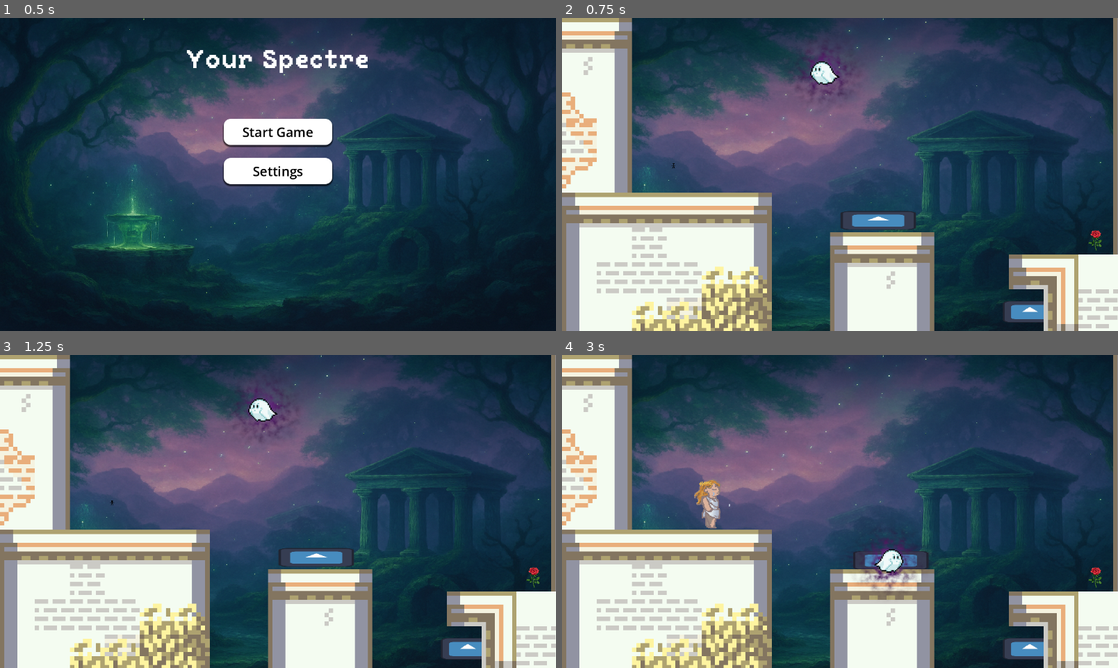
Above: before the commit, frames 1-4 (two rows, left to right).
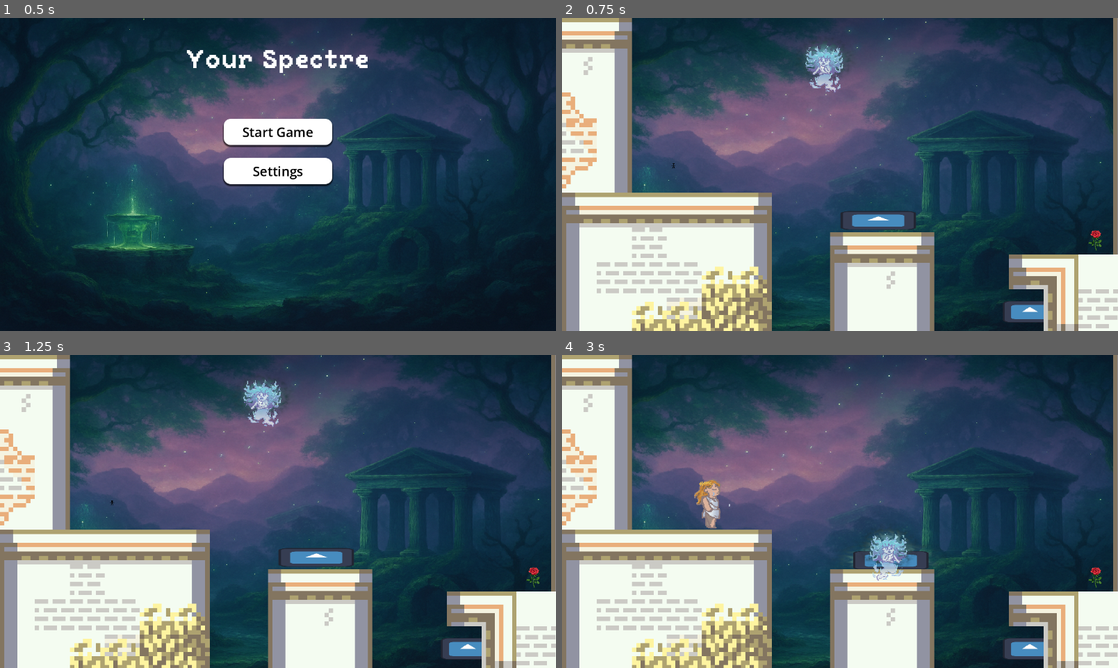
Above: after the commit, the same moments.

Repository: sammo4gun/jamsterdam
Game: Godot game, scene res://Scenes/main_menu.tscn
Two runs of this game, one before a commit and one after it. Both use one fixed random seed, a clock stepped at 60 frames per second and the inputs below. The engine's default icon, where the game draws it, is replaced by a stand-in: a white triangle on a blue panel in a dark square.
Inputs (mouse positions are in pixels of both pictures, inside the frame that each line leads up to):
- Up to frame 1 (0.5 s): no input
- Up to frame 2 (0.75 s): click "Start Game" at 0.5 s
- Up to frame 3 (1.25 s): no input
- Up to frame 4 (3 s): move the mouse to (812, 508) at 1.27 s; hold Right (right) 1.28-2.78 s; click (812, 508) at 1.42 s; tap W (up) at 1.52, 2.27 s; move the mouse to (878, 558) at 2.02 s; click (878, 558) at 2.17 s; move the mouse to (1029, 649) at 2.77 s; hold A (left) from 2.78 s (still down); click (1029, 649) at 2.92 s

Frame 1 is identical in both runs. In frame 2, 0.9% of the frame differs, in the area x 42-52%, y 8-26%; in frame 3, 0.8%; in frame 4, 1.2%, in the area x 51-67%, y 56-76%.

Commit message:
ghost girl

Diff:
--- a/Scenes/Levels/level1.tscn
+++ b/Scenes/Levels/level1.tscn
@@ -294,6 +294,5 @@
 [node name="MusicPlayer" type="AudioStreamPlayer" parent="."]
 stream = ExtResource("11_ilsv2")
 autoplay = true
-bus = &"Music"
 
 [connection signal="input_event" from="CanvasLayer/Background" to="." method="_on_background_input_event"]
--- a/Scenes/Levels/level2.tscn
+++ b/Scenes/Levels/level2.tscn
@@ -304,6 +304,5 @@
 [node name="MusicPlayer" type="AudioStreamPlayer" parent="."]
 stream = ExtResource("7_d15yg")
 autoplay = true
-bus = &"Music"
 
 [connection signal="input_event" from="CanvasLayer/Background" to="." method="_on_background_input_event"]
--- a/Scenes/ghost.tscn
+++ b/Scenes/ghost.tscn
@@ -1,9 +1,10 @@
-[gd_scene load_steps=10 format=3 uid="uid://6pic503w7xpl"]
+[gd_scene load_steps=16 format=3 uid="uid://6pic503w7xpl"]
 
 [ext_resource type="Texture2D" uid="uid://bfs6tjpci1vjl" path="res://Assets/ghost.png" id="1_3mxmt"]
 [ext_resource type="Script" uid="uid://bjkfewgrp47cm" path="res://Scripts/ghost.gd" id="1_e3r4w"]
 [ext_resource type="Shader" uid="uid://e5m7qxxajq88" path="res://Scenes/moveable.gdshader" id="3_3btnm"]
 [ext_resource type="Texture2D" uid="uid://bxnrpcs0m7syi" path="res://Assets/Shaders/whitecircle.png" id="4_taxxh"]
+[ext_resource type="Texture2D" uid="uid://bod1toiwijy0x" path="res://Assets/Spritesheets/ghostgirl-idle.png" id="4_thbej"]
 
 [sub_resource type="CircleShape2D" id="CircleShape2D_3mxmt"]
 radius = 24.0208
@@ -19,12 +20,50 @@
 [sub_resource type="ShaderMaterial" id="ShaderMaterial_uta0k"]
 shader = ExtResource("3_3btnm")
 shader_parameter/n = SubResource("NoiseTexture2D_byerq")
-shader_parameter/intensity = 1.9
+shader_parameter/intensity = 3.5
 shader_parameter/speed = 0.2
+
+[sub_resource type="AtlasTexture" id="AtlasTexture_uta0k"]
+atlas = ExtResource("4_thbej")
+region = Rect2(0, 0, 125, 125)
+
+[sub_resource type="AtlasTexture" id="AtlasTexture_st3at"]
+atlas = ExtResource("4_thbej")
+region = Rect2(0, 125, 125, 125)
+
+[sub_resource type="AtlasTexture" id="AtlasTexture_7hbae"]
+atlas = ExtResource("4_thbej")
+region = Rect2(125, 125, 125, 125)
+
+[sub_resource type="AtlasTexture" id="AtlasTexture_xoekh"]
+atlas = ExtResource("4_thbej")
+region = Rect2(125, 0, 125, 125)
+
+[sub_resource type="SpriteFrames" id="SpriteFrames_vdkt2"]
+animations = [{
+"frames": [{
+"duration": 1.0,
+"texture": SubResource("AtlasTexture_uta0k")
+}, {
+"duration": 1.0,
+"texture": SubResource("AtlasTexture_st3at")
+}, {
+"duration": 1.0,
+"texture": SubResource("AtlasTexture_7hbae")
+}, {
+"duration": 1.0,
+"texture": SubResource("AtlasTexture_xoekh")
+}],
+"loop": true,
+"name": &"default",
+"speed": 5.0
+}]
 
 [sub_resource type="CircleShape2D" id="CircleShape2D_e3r4w"]
 
 [node name="Ghost" type="CharacterBody2D"]
+modulate = Color(1, 1, 1, 0.827451)
+scale = Vector2(1.21049, 1.21049)
 collision_layer = 0
 collision_mask = 0
 script = ExtResource("1_e3r4w")
@@ -33,14 +72,21 @@
 shape = SubResource("CircleShape2D_3mxmt")
 
 [node name="Whitecircle" type="Sprite2D" parent="."]
-modulate = Color(0.454902, 0.184314, 0.576471, 1)
+modulate = Color(0.509804, 0.803922, 0.882353, 1)
 material = SubResource("ShaderMaterial_uta0k")
-position = Vector2(-4.87192, -1.74372)
+position = Vector2(-5, -26)
 rotation = 3.14159
-scale = Vector2(0.751581, 0.727624)
+scale = Vector2(0.431583, 0.327625)
 texture = ExtResource("4_taxxh")
 
+[node name="GhostGirl" type="AnimatedSprite2D" parent="."]
+position = Vector2(8, -11)
+scale = Vector2(0.78352, 0.78352)
+sprite_frames = SubResource("SpriteFrames_vdkt2")
+autoplay = "default"
+
 [node name="Sprite" type="Sprite2D" parent="."]
+visible = false
 position = Vector2(-5, 1)
 scale = Vector2(0.398, 0.378)
 texture = ExtResource("1_3mxmt")
--- a/Scenes/guy.tscn
+++ b/Scenes/guy.tscn
@@ -106,7 +106,6 @@
 [node name="DeathSound" type="AudioStreamPlayer" parent="."]
 stream = ExtResource("4_y2mbu")
 volume_db = -5.0
-bus = &"SFX"
 
 [node name="Feet" type="Area2D" parent="." groups=["Guy"]]
 
--- a/Scenes/main_menu.tscn
+++ b/Scenes/main_menu.tscn
@@ -233,4 +233,3 @@
 [node name="MusicPlayer" type="AudioStreamPlayer" parent="."]
 stream = ExtResource("9_trj04")
 autoplay = true
-bus = &"Music"
--- a/Scenes/moveable.tscn
+++ b/Scenes/moveable.tscn
@@ -19,7 +19,7 @@
 [sub_resource type="ShaderMaterial" id="ShaderMaterial_4mhc5"]
 shader = ExtResource("2_byerq")
 shader_parameter/n = SubResource("NoiseTexture2D_byerq")
-shader_parameter/intensity = 1.9
+shader_parameter/intensity = 3.0
 shader_parameter/speed = 0.2
 
 [sub_resource type="RectangleShape2D" id="RectangleShape2D_byerq"]
@@ -36,7 +36,7 @@
 shape = SubResource("RectangleShape2D_0w77i")
 
 [node name="Whitecircle" type="Sprite2D" parent="."]
-modulate = Color(0.454902, 0.184314, 0.576471, 1)
+modulate = Color(0.603922, 1, 1, 1)
 material = SubResource("ShaderMaterial_4mhc5")
 position = Vector2(-4.87192, -1.74372)
 rotation = 3.14159
--- a/Scripts/ghost.gd
+++ b/Scripts/ghost.gd
@@ -2,7 +2,8 @@
 
 @export var FLY_SPEED = 10000;
 @export var ACCELERATION = 500;
-@onready var sprite = $"Sprite"
+@export var SPEED = 100;
+@onready var sprite = $"GhostGirl"
 @onready var possessionzone = $"Possession_zone"
 var guy
 
@@ -31,9 +32,11 @@
 			var dir = global_position.direction_to(target_pos).normalized()
 			velocity = velocity.move_toward(dir * FLY_SPEED, ACCELERATION * delta)
 			if velocity.x > 0:
+				sprite.position.x = -18
+				sprite.flip_h = 1
+			else:
+				sprite.position.x = 8
 				sprite.flip_h = 0
-			else:
-				sprite.flip_h = 1
 		move_and_slide()
 	else:
 		global_position = possessing.global_position
Binary file added: Assets/Spritesheets/ghostgirl-idle.png
Not shown, added: Assets/Spritesheets/ghostgirl-idle.png.import
Not shown: 1 places in Assets/audio_bus.tres that only renumber resources
Not shown: 1 places in Scenes/Levels/level1.tscn that only renumber resources
Not shown: 1 places in Scenes/Levels/level2.tscn that only renumber resources
Not shown: 1 places in Scenes/main_menu.tscn that only renumber resources
